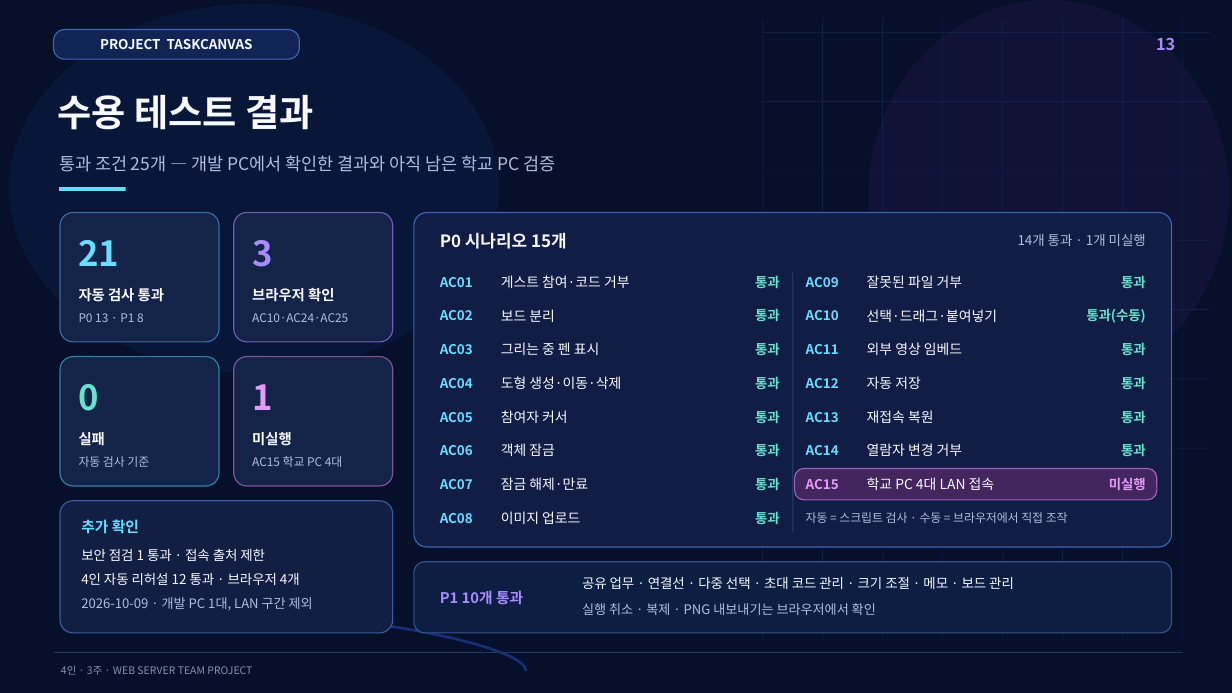
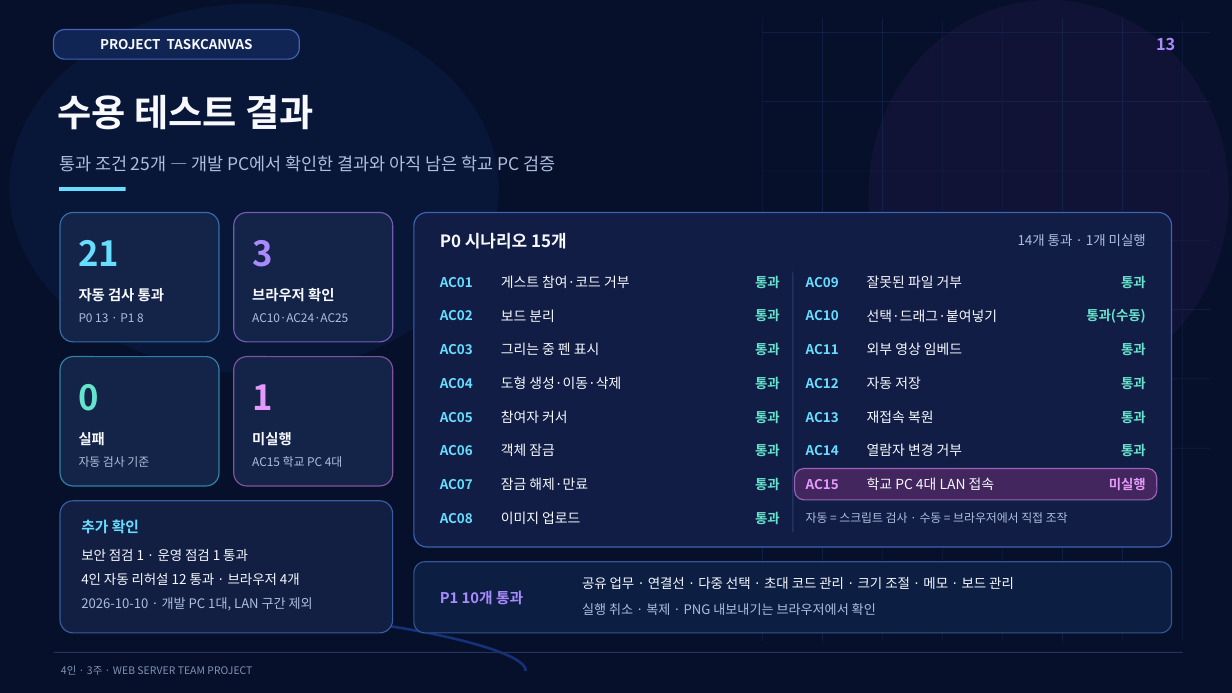
Before and after one commit to siwoo440/TaskCanvas, a slide deck: slide 13 of presentation/TaskCanvas_팀프로젝트_발표자료_14장.pptx. Drawn at 1232x693 pixels with LibreOffice and Linux fonts; fonts in the diff are those of the drawing. Boxes give left, top, right and bottom in pixels: in the first picture for what was removed or moved away, otherwise in the second. Text is boxed around its words. In the diff, an @@ line names an element or a change of style, - is before the commit and + after.

Commit message:
16일차 : 다시 실행·메모 글자 크기·초대 인원 제한·업로드 정리·기획 문서 갱신 - 되돌린 작업을 다시 적용하는 다시 실행(Ctrl+Y, 상단 버튼) 추가 - 메모·텍스트의 글자 크기 선택과 크기에 맞춘 높이 조정 추가 - 실시간 서버의 메모 글자 크기 검증 추가 - 초대 코드 인원 제한(max_uses)과 인원 마감 상태·오류(INVITE_EXHAUSTED) 추가 - 초대 코드 관리 화면에 인원 입력과 입장 인원 표시 추가 - 기존 DB 에 빠진 컬럼을 채우는 스키마 보정(migrate.php) 추가 - 시작 스크립트·시연 초기화·사전 점검이 스키마 보정을 확인하도록 수정 - 어느 보드에서도 쓰지 않는 업로드 파일 정리 스크립트(clean-uploads.php) 추가 - 수용 테스트에 인원 제한·글자 크기 검사와 운영 점검(OPS01) 추가 - 리허설과 캡처 스크립트에 다시 실행·글자 크기 확인 추가 - 시연용 예시 보드의 제목 메모 글자 크기 수정 - 화면 캡처 7장과 발표 자료의 실제 화면 4장·13장 문구 수정 - 개요·기능 명세·사용 흐름·화면 구성·시스템 구조 문서를 구현 기준으로 수정 - 결정 기록·일정 문서에 구현 후 달라진 점과 단계별 구현 기록 추가 - 데이터 모델·API·실시간 계약·보안·배포 가이드·시연 대본 문서와 README 수정

```diff
--- a/presentation/TaskCanvas_팀프로젝트_발표자료_14장.pptx
+++ b/presentation/TaskCanvas_팀프로젝트_발표자료_14장.pptx
@@ text at [81,549,248,561]: text changed @@
-보안 점검 1 통과 · 접속 출처 제한
+보안 점검 1 · 운영 점검 1 통과
@@ text at [81,597,313,610]: text changed @@
-2026-10-09 · 개발 PC 1대, LAN 구간 제외
+2026-10-10 · 개발 PC 1대, LAN 구간 제외
```
Also in this commit, not shown: 52 other files.
